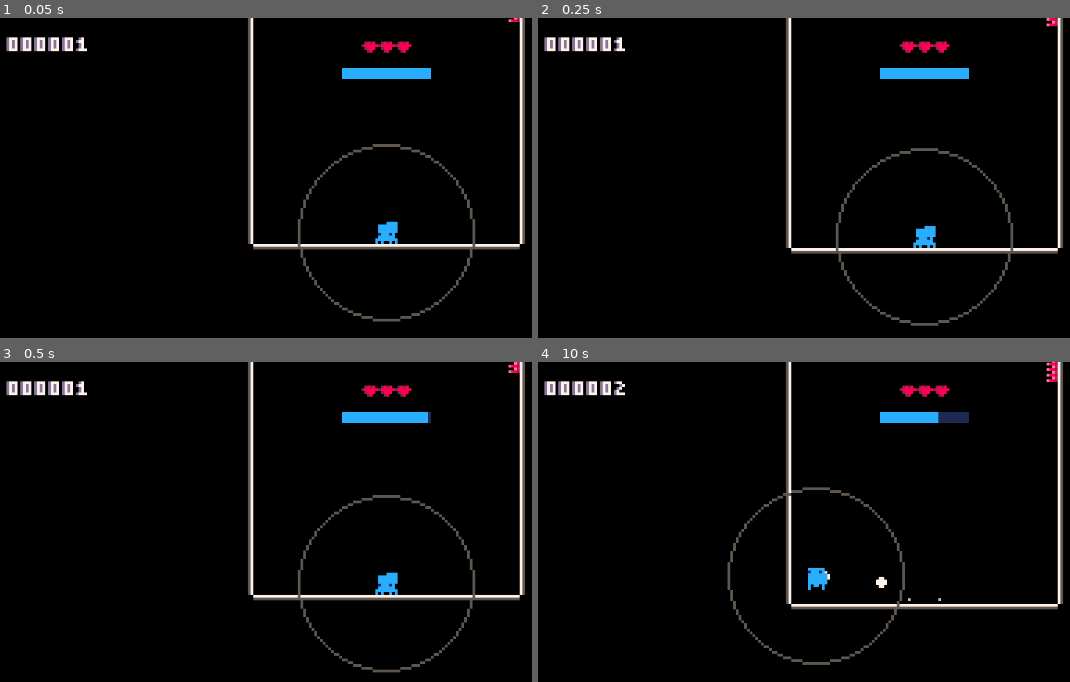
Above: before the commit, frames 1-4 (two rows, left to right).
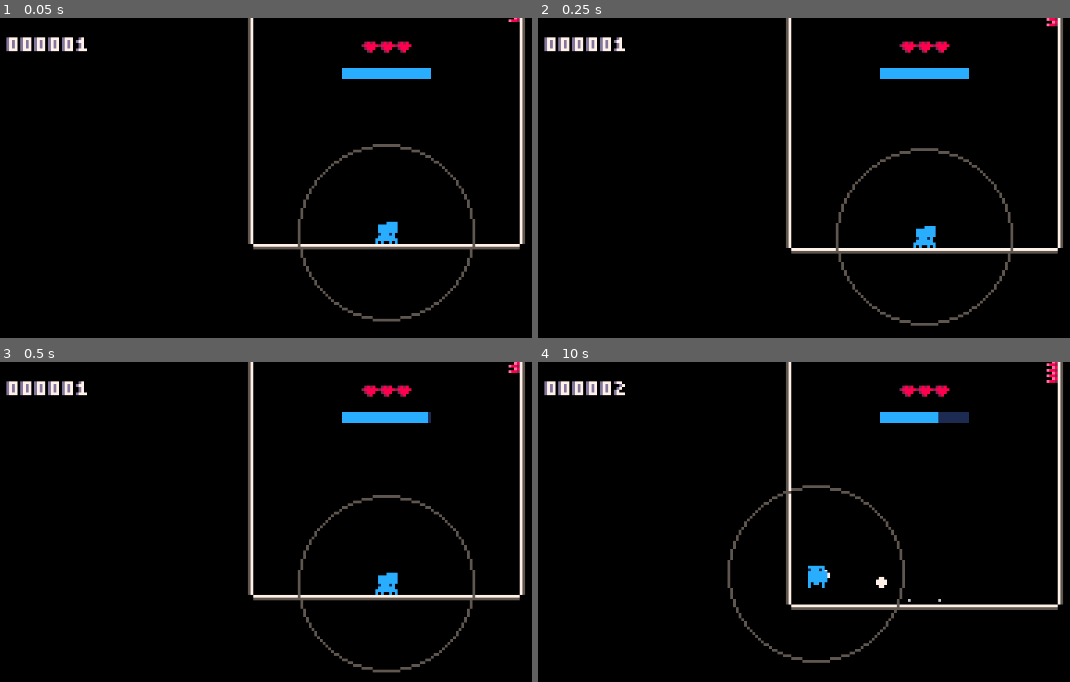
Above: after the commit, the same moments.

Repository: Flamenccio/spider-jump
Game: Godot game, scene res://game.tscn
Two runs of this game, one before a commit and one after it. Both use one fixed random seed, a clock stepped at 60 frames per second and the inputs below. The engine's default icon, where the game draws it, is replaced by a stand-in: a white triangle on a blue panel in a dark square.
Inputs (mouse positions are in pixels of both pictures, inside the frame that each line leads up to):
- Up to frame 1 (0.05 s): no input
- Up to frame 2 (0.25 s): no input
- Up to frame 3 (0.5 s): no input
- Up to frame 4 (10 s): tap Enter at 0.5, 7.25 s; move the mouse to (outside the picture) at 0.52 s; press the mouse at (outside the picture) at 0.53 s; hold D (move_right) 0.53-1.25 s; release the mouse at (outside the picture) at 1.25 s; drag from (766, 608) to (926, 586) at 1.27 s; move the mouse to (1006, 486) at 2.02 s; hold D (move_right) 2.03-2.75 s; tap Delete at 2.1, 9.6 s; drag from (883, 675) to (942, 586) at 2.77 s; move the mouse to (outside the picture) at 3.52 s; hold A (move_left) 3.53-4.25 s; tap V at 3.6 s; drag from (686, 518) to (926, 586) at 4.27 s; move the mouse to (963, 586) at 5.02 s; hold S (move_down) 5.03-5.75 s; tap Backspace at 5.1 s; click (963, 586) at 5.17 s; tap Space at 5.75, 8.75 s; drag from (804, 474) to (926, 374) at 5.77 s; move the mouse to (outside the picture) at 6.52 s; hold W (move_up) 6.53-7.25 s; tap C at 6.6 s; drag from (766, 608) to (926, 586) at 7.27 s; move the mouse to (1006, 486) at 8.02 s; press the mouse at (1006, 486) at 8.03 s; hold S (move_down) 8.03-8.75 s; release the mouse at (1006, 486) at 8.75 s; drag from (883, 675) to (686, 518) at 8.77 s; move the mouse to (outside the picture) at 9.52 s; hold W (move_up) from 9.53 s (still down); click (outside the picture) at 9.67 s

Frames 1-3 are identical in both runs. In frame 4, 1.7% of the frame differs, in the area x 35-99%, y 0-95%.

Commit message:
improve character collision

Diff:
--- a/behavior_state/player/climb.gd
+++ b/behavior_state/player/climb.gd
@@ -7,8 +7,8 @@
 var _climb_timer: Timer = Timer.new()
 var _climb_origin: Vector2
 
-const _CLIMB_VELOCITY = 10
-const _CLIMB_DURATION = 0.20
+const _CLIMB_VELOCITY = 50
+const _CLIMB_DURATION = 0.1
 
 func _ready() -> void:
 	_climb_timer.wait_time = _CLIMB_DURATION
--- a/scenes/player.tscn
+++ b/scenes/player.tscn
@@ -28,8 +28,8 @@
 [ext_resource type="Script" uid="uid://b18q1me1fgeo8" path="res://ledge_climb.gd" id="24_l71n6"]
 [ext_resource type="PackedScene" uid="uid://bbyn6mfqqfcud" path="res://scenes/player_hit_vfx.tscn" id="26_31cv2"]
 
-[sub_resource type="CircleShape2D" id="CircleShape2D_a8ls1"]
-radius = 3.0
+[sub_resource type="RectangleShape2D" id="RectangleShape2D_31cv2"]
+size = Vector2(6, 6)
 
 [sub_resource type="AtlasTexture" id="AtlasTexture_qfm1y"]
 atlas = ExtResource("2_qfm1y")
@@ -454,8 +454,8 @@
 particles_anim_v_frames = 1
 particles_anim_loop = false
 
-[sub_resource type="CircleShape2D" id="CircleShape2D_4r5pv"]
-radius = 3.5
+[sub_resource type="CircleShape2D" id="CircleShape2D_pf23h"]
+radius = 4.0
 
 [sub_resource type="CircleShape2D" id="CircleShape2D_4ni07"]
 radius = 6.0
@@ -475,7 +475,7 @@
 
 [node name="Collider" type="CollisionShape2D" parent="."]
 position = Vector2(0, 1)
-shape = SubResource("CircleShape2D_a8ls1")
+shape = SubResource("RectangleShape2D_31cv2")
 
 [node name="Sprite" type="AnimatedSprite2D" parent="."]
 sprite_frames = SubResource("SpriteFrames_f3sb7")
@@ -601,9 +601,10 @@
 priority = 5
 
 [node name="Shape" type="CollisionShape2D" parent="GroundDetector"]
-shape = SubResource("CircleShape2D_4r5pv")
+shape = SubResource("CircleShape2D_pf23h")
 
 [node name="ItemDetector" type="Area2D" parent="."]
+position = Vector2(0, 1)
 collision_layer = 0
 collision_mask = 8
 
@@ -612,6 +613,7 @@
 debug_color = Color(0.7, 0.653333, 0, 0.419608)
 
 [node name="DangerDetector" type="Area2D" parent="."]
+position = Vector2(0, 1)
 collision_layer = 0
 collision_mask = 16
 
Not shown: 1 places in collision_shapes/player_collider.tres that only renumber resources
